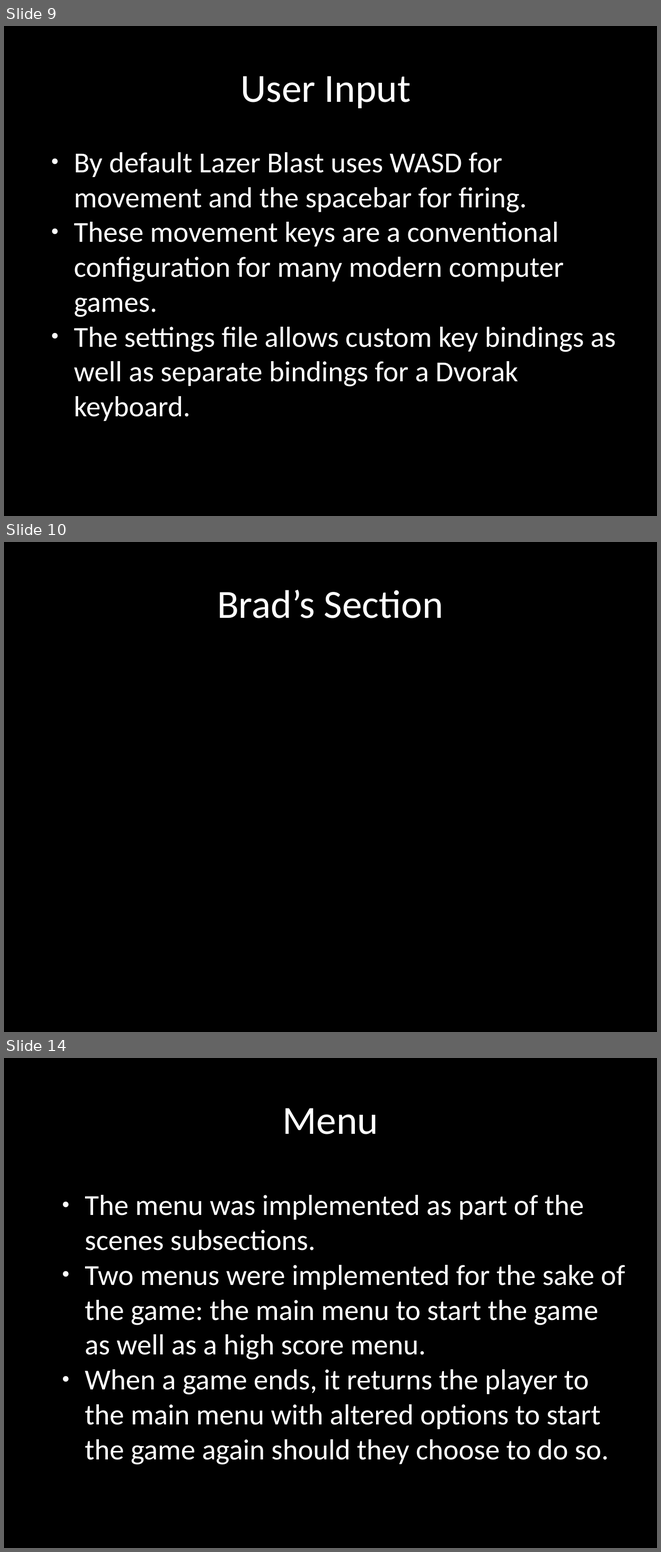
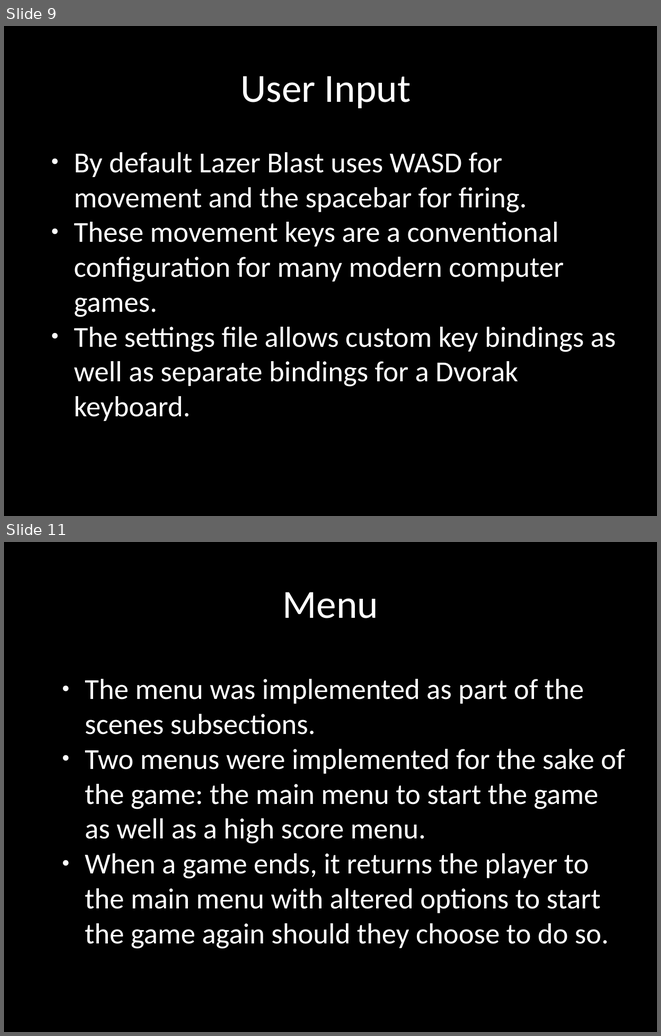
Before and after one commit to terrencepreilly/CPS410, a slide deck: final_presentation/Presentation.pptx. Shown one above the other, each under a label of ours: slides 9, 10 and 14 before the commit, slides 9 and 11 after it; the slides between them are not shown. The pictures are 661x1552 and 661x1036 pixels, drawn with LibreOffice and Linux fonts; fonts in the diff are those of the drawing; background and template pictures are left out. Boxes give left, top, right and bottom in pixels: in the first picture for what was removed or moved away, otherwise in the second. Text is boxed around its words. In the diff, an @@ line names an element or a change of style, - is before the commit and + after.

```diff
--- a/final_presentation/Presentation.pptx
+++ b/final_presentation/Presentation.pptx
@@ slide 10 removed at (x1=4, y1=542, x2=657, y2=1032), background #000000 @@
@@ text removed at (x1=217, y1=590, x2=443, y2=618) @@
-Brad’s Section
@@ what was slide 14 is now slide 11 @@
```
Also in this commit, not shown: 1 slide added, 3 other slides removed.
